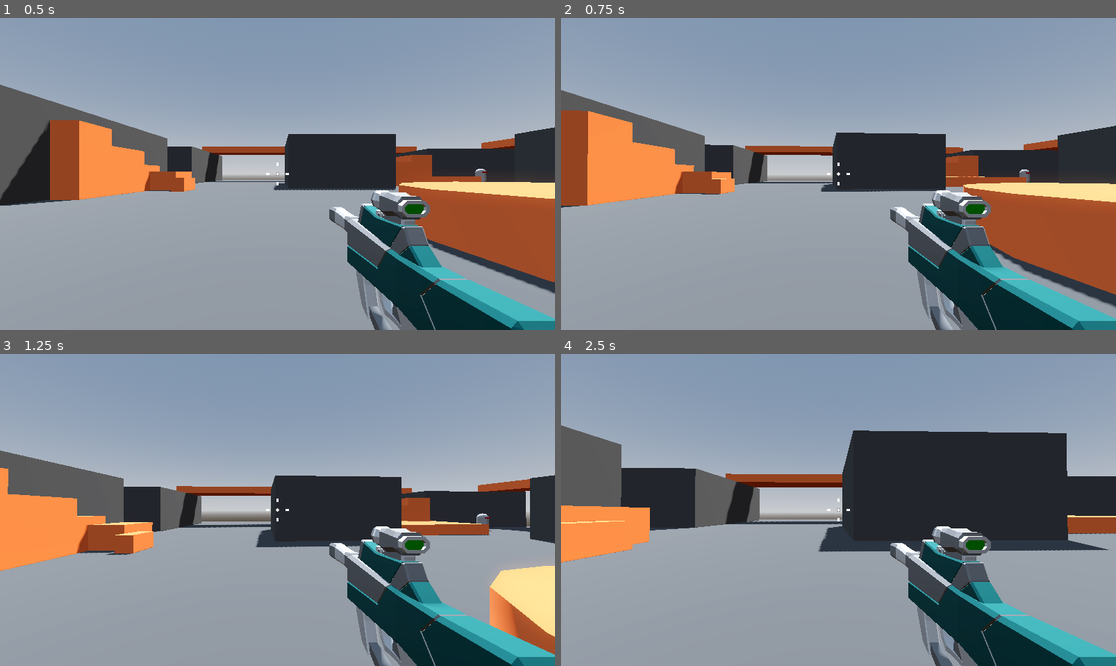
Above: before the commit, frames 1-4 (two rows, left to right).
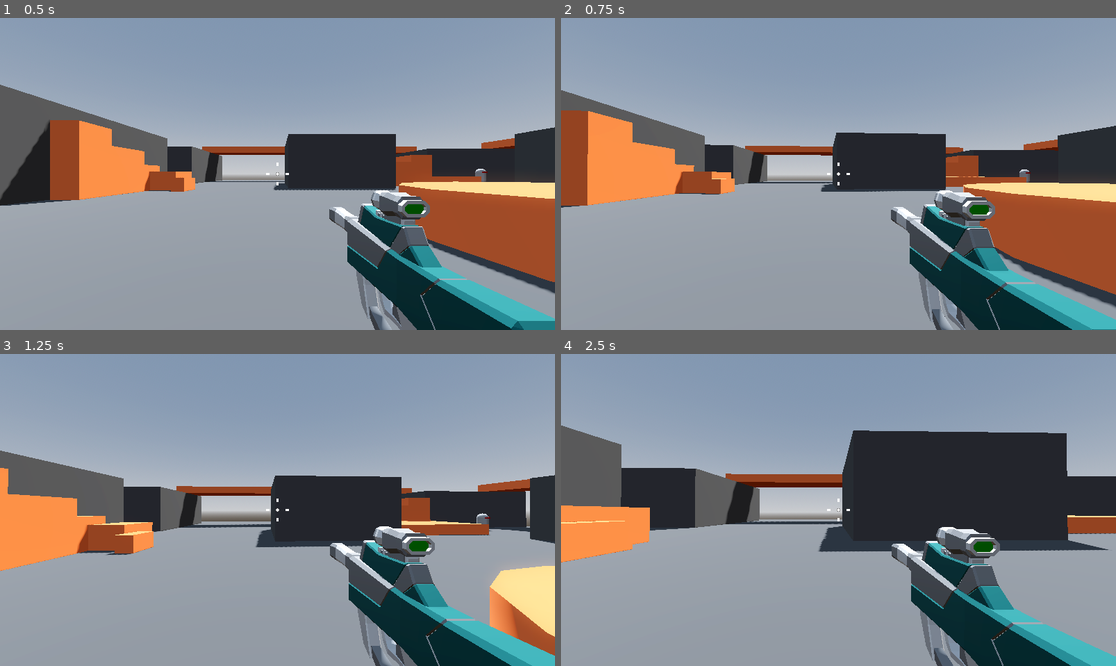
Above: after the commit, the same moments.

Repository: ericvennemeyer/RoboRampage
Game: Godot game, scene res://Levels/sandbox.tscn
Same seed, same stepped clock (60 frames per second), same inputs: the game is played once before the commit and once after it.
Inputs (mouse positions are in pixels of both pictures, inside the frame that each line leads up to):
- Up to frame 1 (0.5 s): no input
- Up to frame 2 (0.75 s): tap Enter at 0.5 s; move the mouse to (866, 174) at 0.52 s; press the mouse at (866, 174) at 0.53 s; hold W (move_forward) from 0.53 s (still down)
- Up to frame 3 (1.25 s): keep holding W (move_forward); tap Space (jump) at 0.77 s
- Up to frame 4 (2.5 s): keep holding W (move_forward); move the mouse to (810, 510) at 1.27 s; release the mouse at (810, 510) at 1.28 s; click (810, 510) at 1.35 s; tap Space (jump) at 1.52 s; move the mouse to (849, 503) at 2.02 s; press the mouse at (849, 503) at 2.03 s

Frame 1 is identical in both runs. In frame 2, 1.8% of the frame differs, in the area x 59-100%, y 55-100%; in frame 3, 1.9%; in frame 4, 2.7%.

Commit message:
4.13 -- Recoil and Raycasts

Diff:
--- a/Weapons/SMG.tscn
+++ b/Weapons/SMG.tscn
@@ -3,7 +3,8 @@
 [ext_resource type="PackedScene" uid="uid://d3oak00wy2yyd" path="res://Weapons/hitscan_weapon.tscn" id="1_hrtej"]
 [ext_resource type="PackedScene" uid="uid://bu6slsk6uyfc5" path="res://Weapons/SMG.glb" id="2_ops1r"]
 
-[node name="SMG" instance=ExtResource("1_hrtej")]
+[node name="SMG" node_paths=PackedStringArray("weapon_mesh") instance=ExtResource("1_hrtej")]
+weapon_mesh = NodePath("SMG")
 
 [node name="SMG" parent="." index="1" instance=ExtResource("2_ops1r")]
 transform = Transform3D(1, 0, 0, 0, 1, 0, 0, 0, 1, 0.521, -0.4, -0.724)
--- a/Weapons/hitscan_weapon.gd
+++ b/Weapons/hitscan_weapon.gd
@@ -2,8 +2,12 @@
 
 
 @export var fire_rate: float = 14.0
+@export var recoil: float = .05
+@export var weapon_mesh: Node3D
 
 @onready var cooldown_timer: Timer = $CooldownTimer
+@onready var ray_cast_3d: RayCast3D = $RayCast3D
+@onready var weapon_start_position: Vector3 = weapon_mesh.position
 
 
 func _ready() -> void:
@@ -13,5 +17,11 @@
 func _process(delta: float) -> void:
 	if Input.is_action_pressed("Fire"):
 		if cooldown_timer.is_stopped():
-			cooldown_timer.start(1.0 / fire_rate)
-			print("Weapon Fired!")
+			shoot()
+	weapon_mesh.position = weapon_mesh.position.lerp(weapon_start_position, delta * 10.0)
+
+
+func shoot() -> void:
+	cooldown_timer.start(1.0 / fire_rate)
+	weapon_mesh.position.z += recoil
+	print(ray_cast_3d.get_collider())
--- a/Weapons/hitscan_weapon.tscn
+++ b/Weapons/hitscan_weapon.tscn
@@ -7,3 +7,6 @@
 
 [node name="CooldownTimer" type="Timer" parent="."]
 one_shot = true
+
+[node name="RayCast3D" type="RayCast3D" parent="."]
+target_position = Vector3(0, 0, -100)
